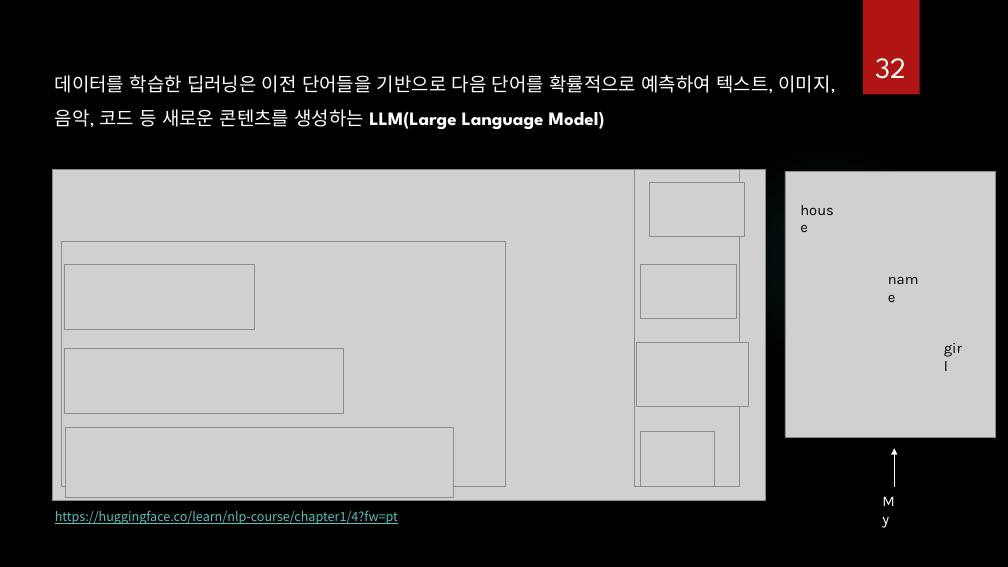
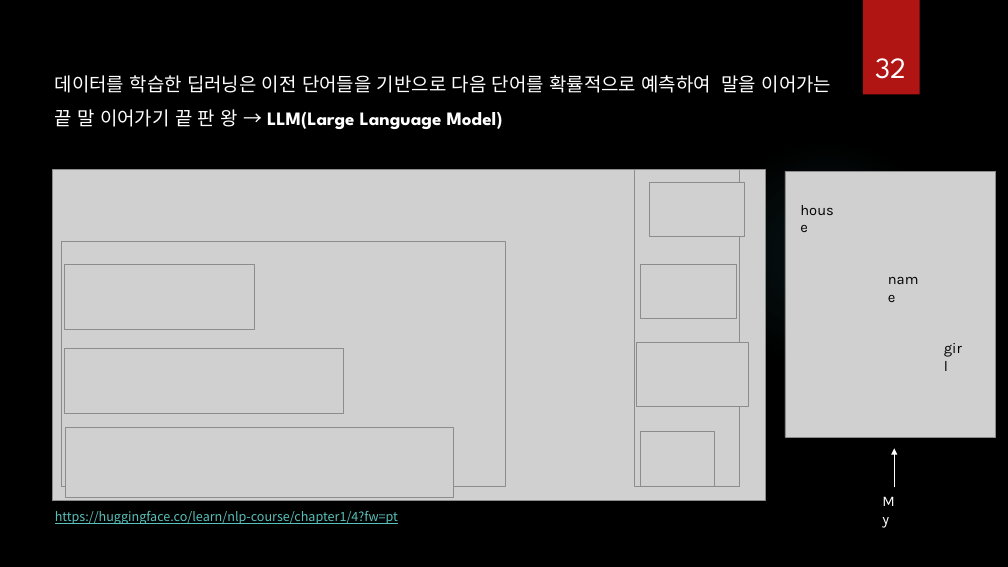
Before and after one commit to ancestor9/Introduction-to-BigData-Analysis, a slide deck: slide 32 of AI 역량강화.pptx. Drawn at 1008x567 pixels with LibreOffice and Linux fonts; fonts in the diff are those of the drawing; grey boxes stand for pictures; background and template pictures are left out. Boxes give left, top, right and bottom in pixels: in the first picture for what was removed or moved away, otherwise in the second. Text is boxed around its words. In the diff, an @@ line names an element or a change of style, - is before the commit and + after.

```diff
--- a/AI 역량강화.pptx
+++ b/AI 역량강화.pptx
@@ text at (55,75,832,129): text changed @@
-데이터를 학습한 딥러닝은 이전 단어들을 기반으로 다음 단어를 확률적으로 예측하여 텍스트, 이미지, 음악, 코드 등 새로운 콘텐츠를 생성하는 LLM(Large Language Model)
+데이터를 학습한 딥러닝은 이전 단어들을 기반으로 다음 단어를 확률적으로 예측하여 말을 이어가는 끝 말 이어가기 끝 판 왕 → LLM(Large Language Model)
```
Also in this commit, not shown: 20 other slides changed, 1 other file.
